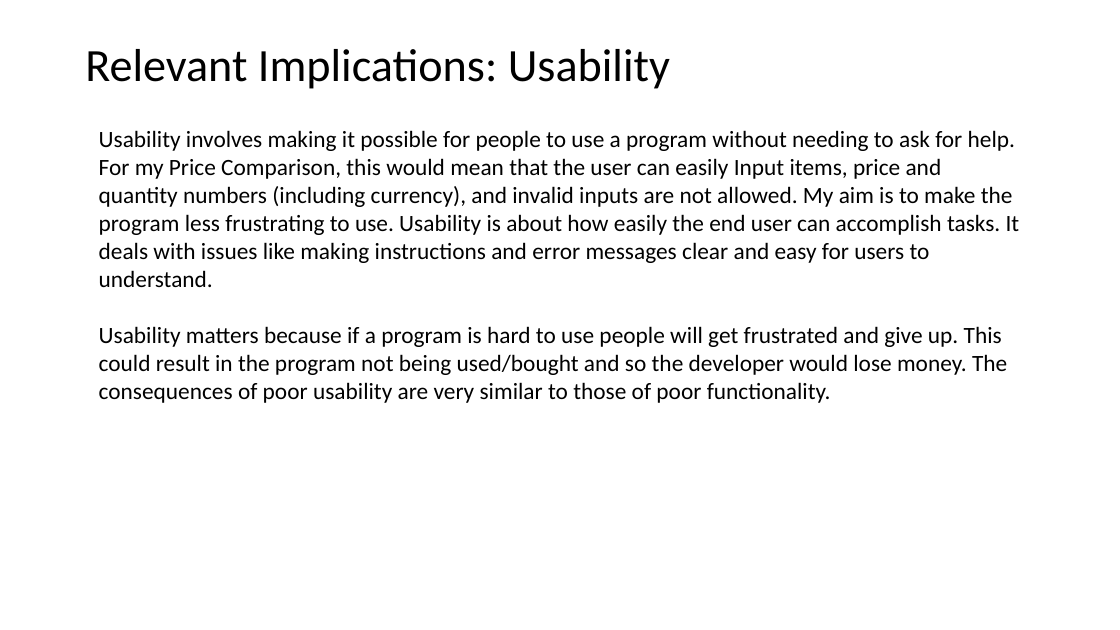
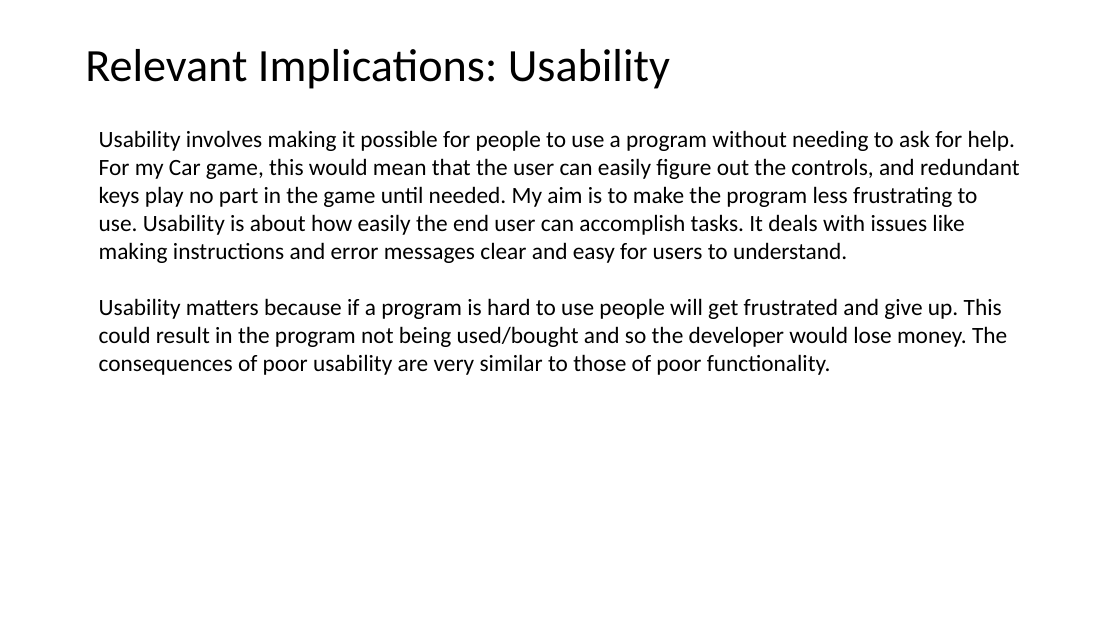
Before and after one commit to SmitieC/Assessment, a slide deck: slide 4 of 3.7 and 3.8 Documentation Template (1).pptx. Drawn at 1120x630 pixels with LibreOffice and Linux fonts; fonts in the diff are those of the drawing. Boxes give left, top, right and bottom in pixels: in the first picture for what was removed or moved away, otherwise in the second. Text is boxed around its words. In the diff, an @@ line names an element or a change of style, - is before the commit and + after.

```diff
--- a/3.7 and 3.8 Documentation Template (1).pptx
+++ b/3.7 and 3.8 Documentation Template (1).pptx
@@ text at [99, 130, 1020, 263]: text changed @@
-Usability involves making it possible for people to use a program without needing to ask for help. For my Price Comparison, this would mean that the user can easily Input items, price and quantity numbers (including currency), and invalid inputs are not allowed. My aim is to make the program less frustrating to use. Usability is about how easily the end user can accomplish tasks. It deals with issues like making instructions and error messages clear and easy for users to understand.
+Usability involves making it possible for people to use a program without needing to ask for help. For my Car game, this would mean that the user can easily figure out the controls, and redundant keys play no part in the game until needed. My aim is to make the program less frustrating to use. Usability is about how easily the end user can accomplish tasks. It deals with issues like making instructions and error messages clear and easy for users to understand.
```
Also in this commit, not shown: 9 other slides changed, 23 slides added, 8 other files.
